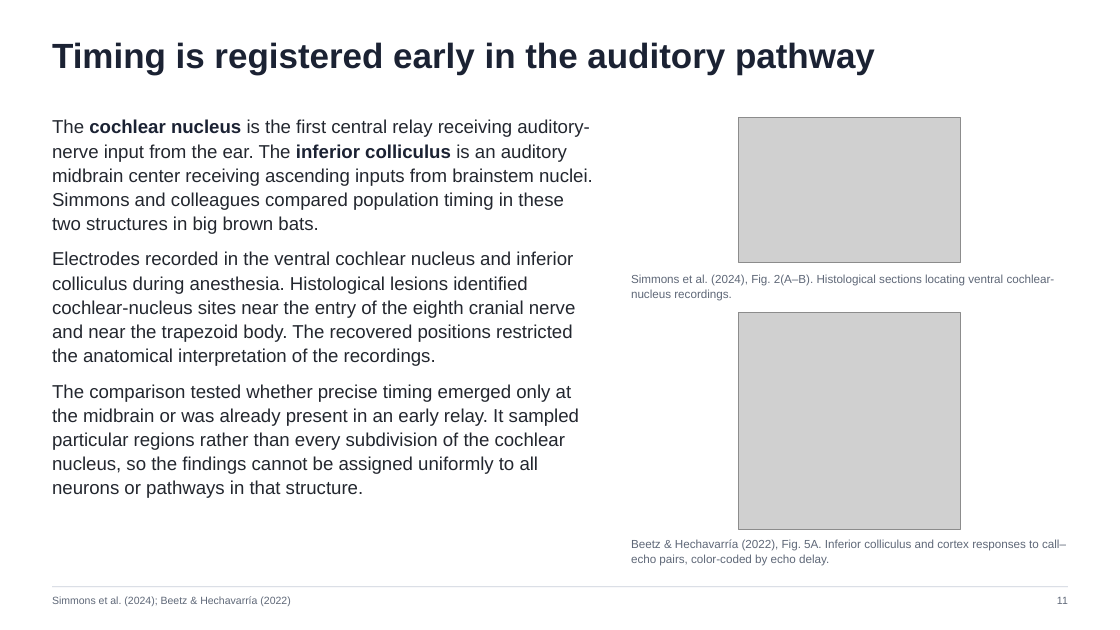
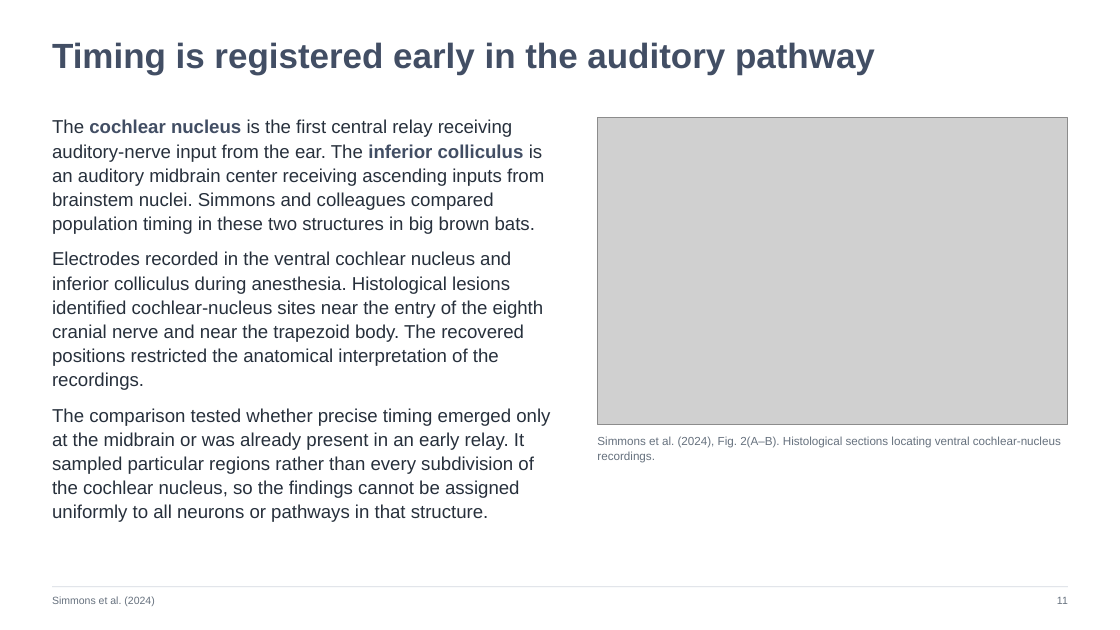
Before and after one commit to jordanxxlopez/NEUROETHOLOGY, a slide deck: slide 11 of lectures/L17/Neuroethology_Lecture17_FA2026.pptx. Drawn at 1120x630 pixels with LibreOffice and Linux fonts; fonts in the diff are those of the drawing; grey boxes stand for pictures. Boxes give left, top, right and bottom in pixels: in the first picture for what was removed or moved away, otherwise in the second. Text is boxed around its words. In the diff, an @@ line names an element or a change of style, - is before the commit and + after.

Commit message:
Rebuild Lecture 17 with 44 article figure slides and two-column layout

```diff
--- a/lectures/L17/Neuroethology_Lecture17_FA2026.pptx
+++ b/lectures/L17/Neuroethology_Lecture17_FA2026.pptx
@@ text "Timing is registered early in ..." at <box>52,42,875,75</box>: text colour #1B2233 to #424E64 @@
@@ text "The cochlear nucleus is the ..." at <box>52,119,550,522</box>: text colour #23272F to #27303C; text colour #1B2233 to #424E64 in "cochlear nucleus inferior colliculus" @@
@@ picture: place and size @@
-picture at <box>739,118,960,262</box>
+picture at <box>597,118,1068,424</box>
@@ picture removed at <box>739,313,961,529</box> @@
@@ text "Simmons et al. (2024), Fig. ...": place and size @@
-text "Simmons et al. (2024), Fig. ..." at <box>631,274,1055,301</box>
+text "Simmons et al. (2024), Fig. ..." at <box>597,436,1061,463</box>
@@ text "Simmons et al. (2024), Fig. ..." at <box>597,436,1061,463</box>: text colour #5F6878 to #66717E @@
@@ text removed at <box>631,539,1066,566</box> @@
-Beetz & Hechavarría (2022), Fig. 5A. Inferior colliculus and cortex responses to call–echo pairs, color-coded by echo delay.
@@ text at <box>52,596,154,606</box>: text changed; text colour #5F6878 to #66717E @@
-Simmons et al. (2024); Beetz & Hechavarría (2022)
+Simmons et al. (2024)
```
Also in this commit, not shown: 45 other slides changed, 13 other files.
